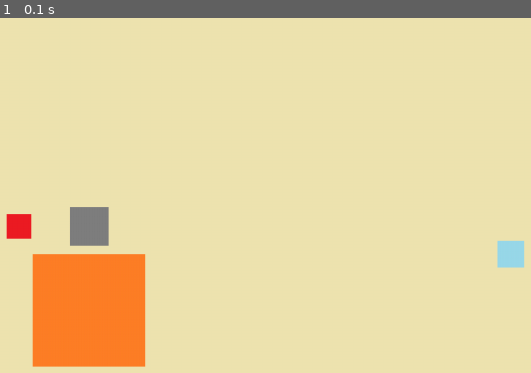
Above: before the commit, frame 1.
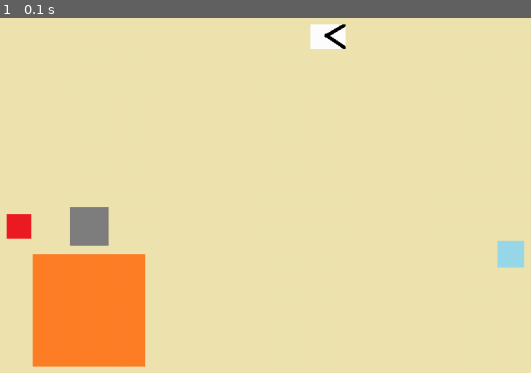
Above: after the commit, the same moment.

Repository: kjs2109/gold_mining_pygame
Game: pygame game, started from nadocoding_pygame.py
Same seed, same stepped clock (60 frames per second), same inputs: the game is played once before the commit and once after it.
Inputs:
- Up to frame 1 (0.1 s): no input

The runs differ from the first frame. In frame 1, 0.5% of the frame differs, in the area x 58-66%, y 1-9%.

Commit message:
5_gemstone

Diff:
--- a/nadocoding_pygame.py
+++ b/nadocoding_pygame.py
@@ -1,8 +1,18 @@
-# 보석 그룹핑 하기 -> 파이썬에서 제공하는 sprite의 Group()을 사용하면 한번에 draw 해줄수 있다.
-from email.mime import image
+# 집게 클래스 만들기
 import pygame
 import os
 
+# 집게 클래스
+class Claw(pygame.sprite.Sprite):
+    def __init__(self, image, position):
+        super().__init__()
+        self.image = image
+        self.rect = self.image.get_rect(center=position)
+
+    def draw(self, screen):
+        screen.blit(self.image, (self.rect))
+
+# 보석 클래스
 class Gemstone(pygame.sprite.Sprite):
     def __init__(self, image, position):
         super().__init__()
@@ -52,6 +62,9 @@
 
 setup_gemstone()
 
+# 집게 객체
+claw_image = pygame.image.load(os.path.join(images_path, 'claw.png'))
+claw = Claw(claw_image, (screen_width // 2, 110))
 
 running = True
 while running:
@@ -62,6 +75,7 @@
 
     screen.blit(background_image, (0, 0))
     gemstone_group.draw(screen) # 그룹내 모든 sprite를 screen에 그림
+    claw.draw(screen)
 
     pygame.display.update()
 
